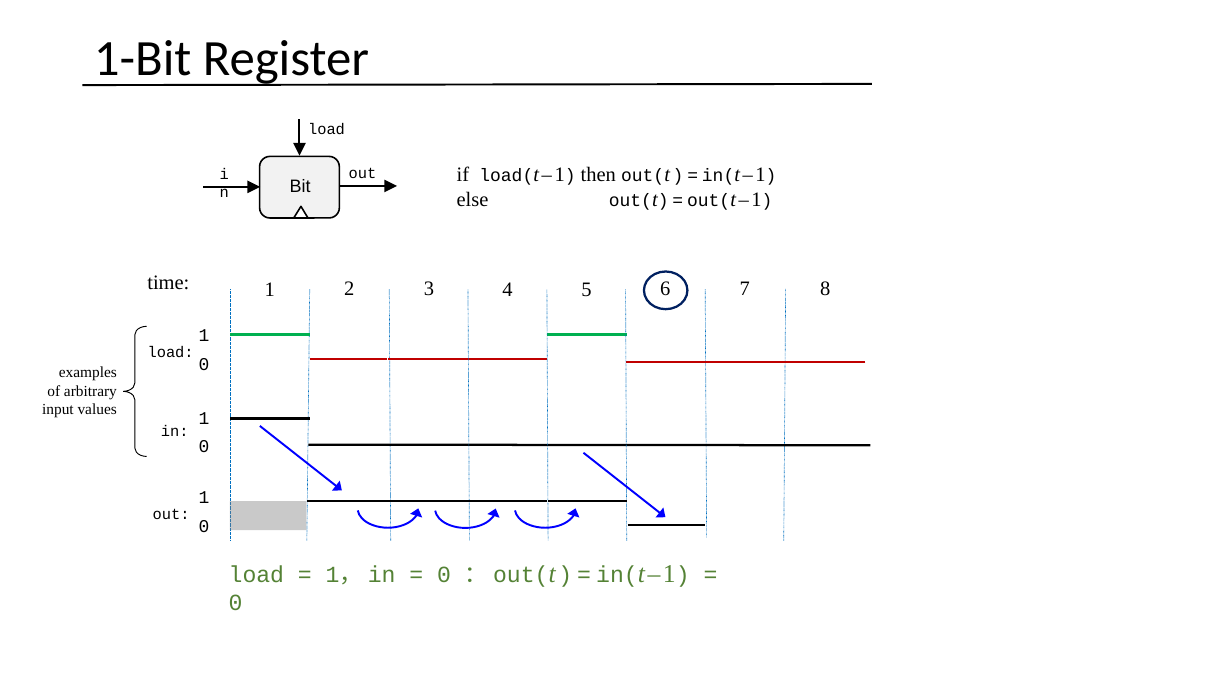
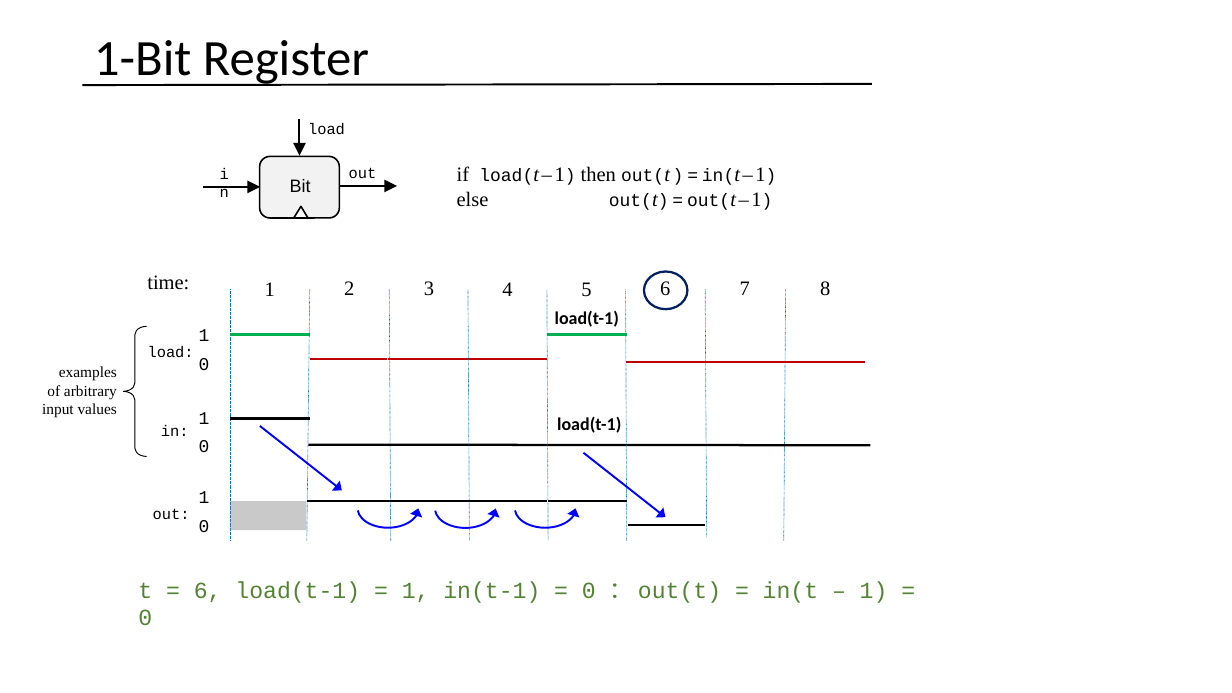
Before and after one commit to vcboy1/Leeds, a slide deck: slide 56 of 26fall/1860/Lecture/Week1.7/Lec 1.7.2 Sequential logic.pptx. Drawn at 1232x693 pixels with LibreOffice and Linux fonts; fonts in the diff are those of the drawing. Boxes give left, top, right and bottom in pixels: in the first picture for what was removed or moved away, otherwise in the second. Text is boxed around its words. In the diff, an @@ line names an element or a change of style, - is before the commit and + after.

```diff
--- a/26fall/1860/Lecture/Week1.7/Lec 1.7.2 Sequential logic.pptx
+++ b/26fall/1860/Lecture/Week1.7/Lec 1.7.2 Sequential logic.pptx
@@ text added at box(555, 311, 619, 327), 14 pt, text #000000, bold @@
+load(t-1)
@@ text added at box(557, 417, 621, 433), 14 pt, text #000000, bold @@
+load(t-1)
@@ text at box(138, 581, 888, 603): text changed @@
-load = 1， in = 0 ： out(t ) = in(t – 1) = 0
+t = 6, load(t-1) = 1, in(t-1) = 0 ： out(t) = in(t – 1) = 0
```
Also in this commit, not shown: 13 other slides changed, 6 other files.
